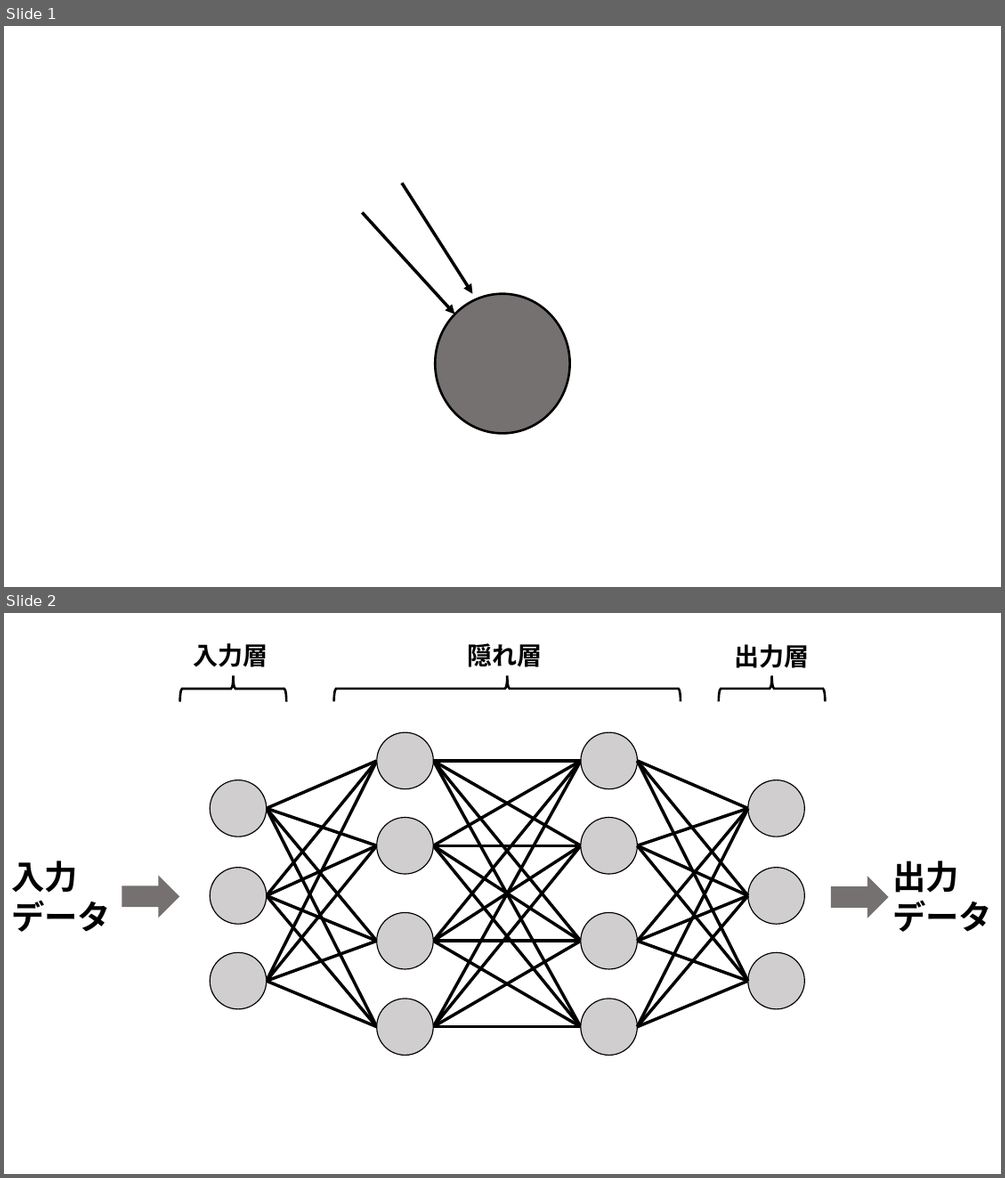
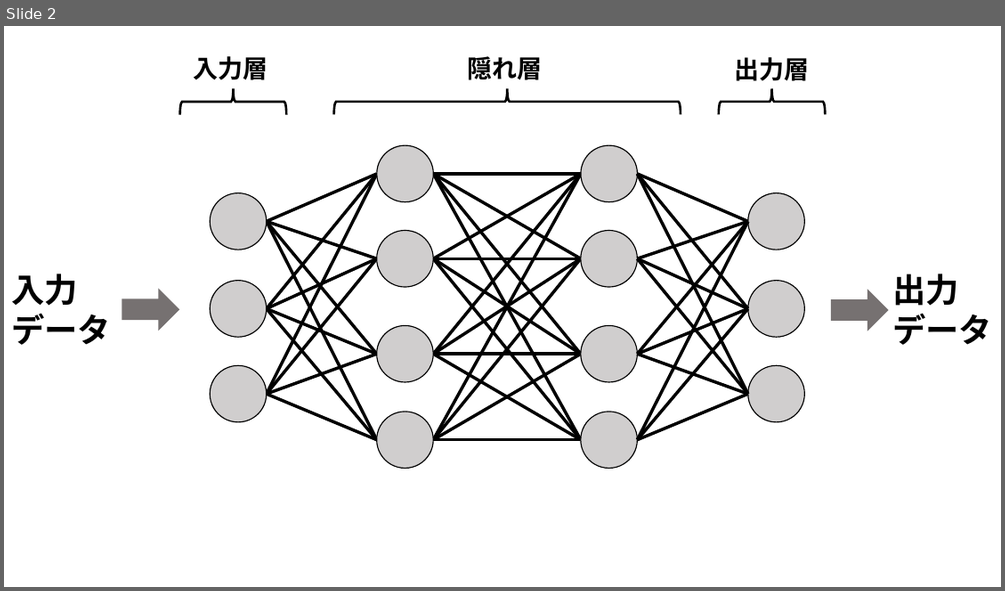
Before and after one commit to rurusasu/tex, a slide deck: 卒研発表tex用_イラスト.pptx. Shown one above the other, each under a label of ours: slides 1 and 2 before the commit, slide 2 after it. The pictures are 1005x1178 and 1005x591 pixels, drawn with LibreOffice and Linux fonts; fonts in the diff are those of the drawing. Boxes give left, top, right and bottom in pixels: in the first picture for what was removed or moved away, otherwise in the second. Text is boxed around its words. In the diff, an @@ line names an element or a change of style, - is before the commit and + after.

```diff
--- a/卒研発表tex用_イラスト.pptx
+++ b/卒研発表tex用_イラスト.pptx
@@ slide 1 removed at [4, 26, 1001, 587], background #FFFFFF @@
@@ arrow removed from (402, 183) to (473, 294) @@
@@ arrow removed from (362, 212) to (455, 313) @@
@@ ellipse removed at [436, 294, 570, 434] @@
```
Also in this commit, not shown: 1 slide added, 3 other files.
